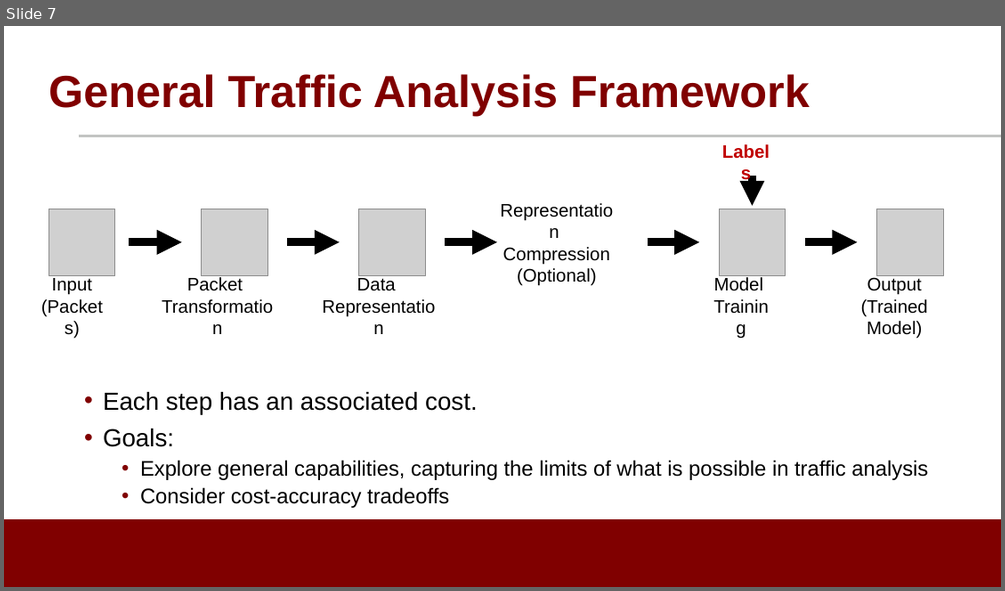
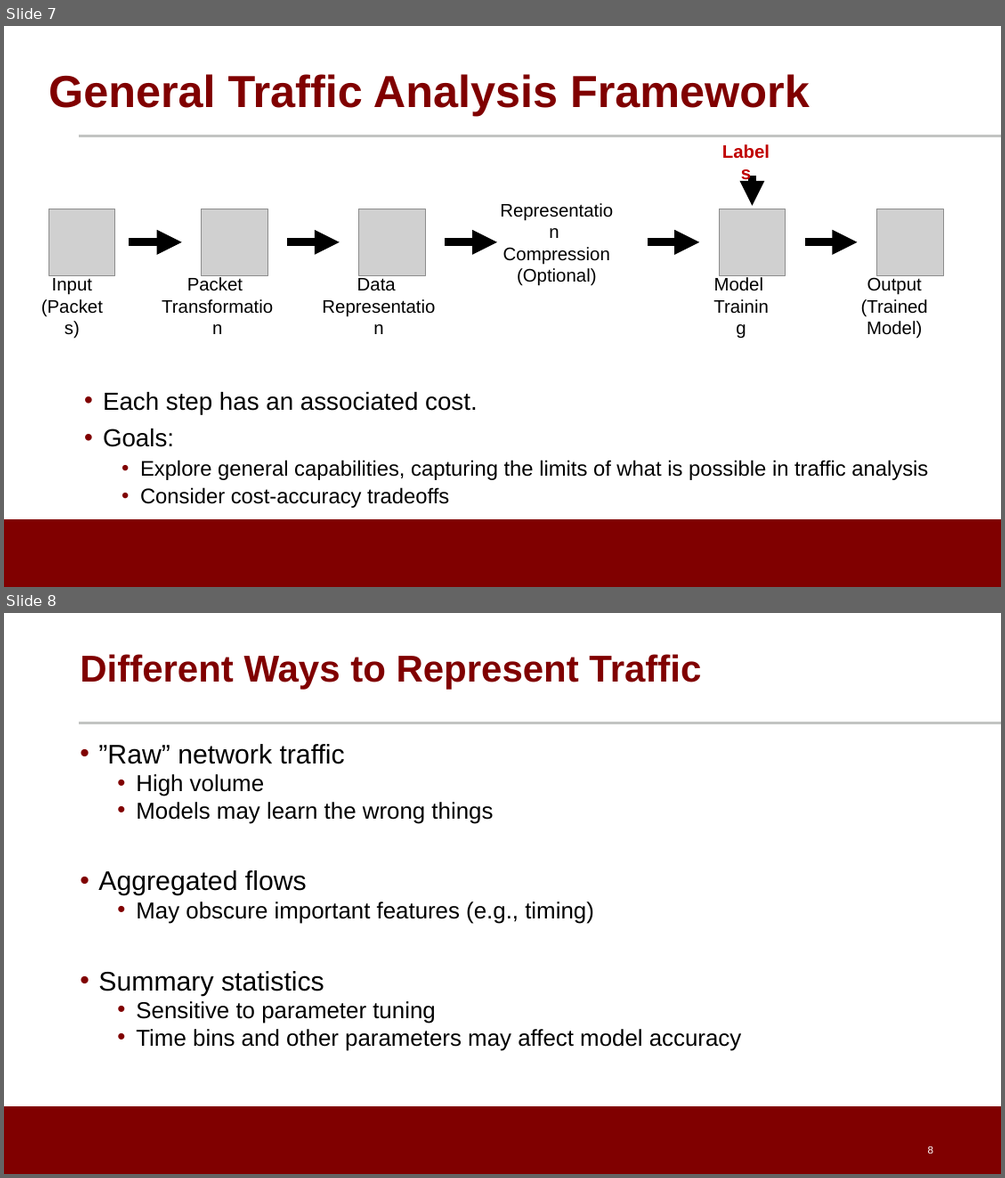
Before and after one commit to noise-lab/ML-Cybersecurity, a slide deck: module-2/ppt/2.3-Data Representation.pptx. Shown one above the other, each under a label of ours: slide 7 before the commit, slides 7 and 8 after it. The pictures are 1005x591 and 1005x1178 pixels, drawn with LibreOffice and Linux fonts; fonts in the diff are those of the drawing; grey boxes stand for pictures; background and template pictures are left out. Boxes give left, top, right and bottom in pixels: in the first picture for what was removed or moved away, otherwise in the second. Text is boxed around its words. In the diff, an @@ line names an element or a change of style, - is before the commit and + after.

```diff
--- a/module-2/ppt/2.3-Data Representation.pptx
+++ b/module-2/ppt/2.3-Data Representation.pptx
@@ slide 8 added at (x1=4, y1=613, x2=1001, y2=1174), background #FFFFFF; not listed: 2 template elements that a slide beside it also shows @@
@@ title added at (x1=80, y1=654, x2=701, y2=690), 36 pt, text #800000, bold @@
+Different Ways to Represent Traffic
@@ text added at (x1=98, y1=744, x2=742, y2=1051), 22.2 pt, text #000000 @@
+• ”Raw” network traffic
+  • High volume
+  • Models may learn the wrong things
+• Aggregated flows
+  • May obscure important features (e.g., timing)
+• Summary statistics
+  • Sensitive to parameter tuning
+  • Time bins and other parameters may affect model accuracy
@@ page number added at (x1=928, y1=1146, x2=933, y2=1153), 10 pt, text #FFFFFF @@
+8
```
Also in this commit, not shown: 1 slide changed, 2 other slides added, 2 slides removed, 5 other files.
